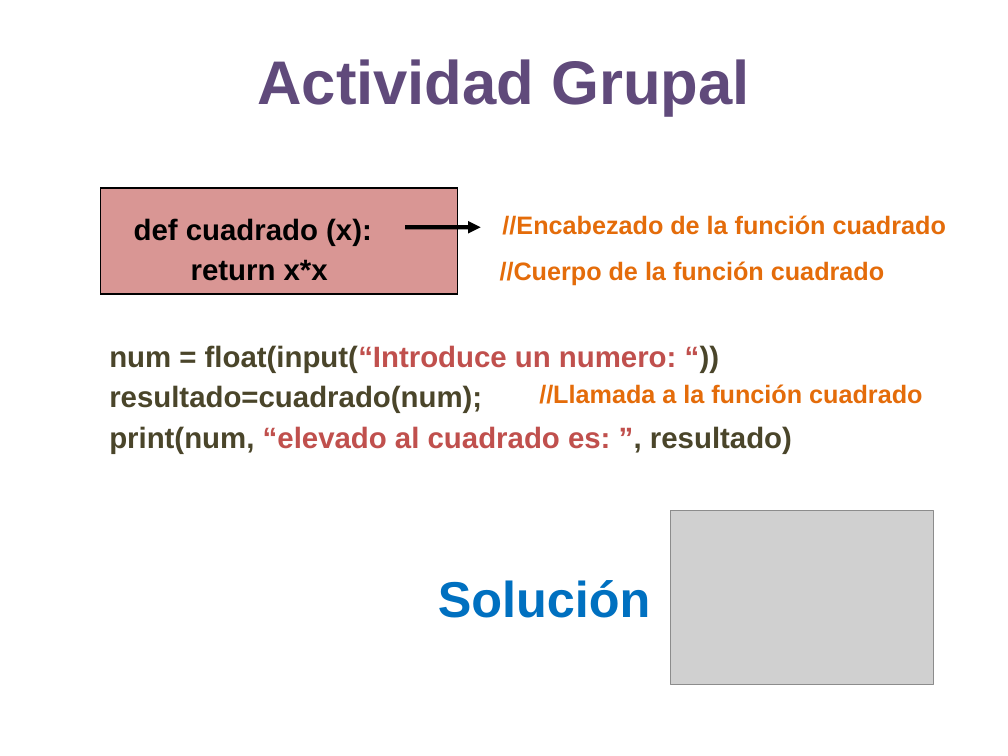
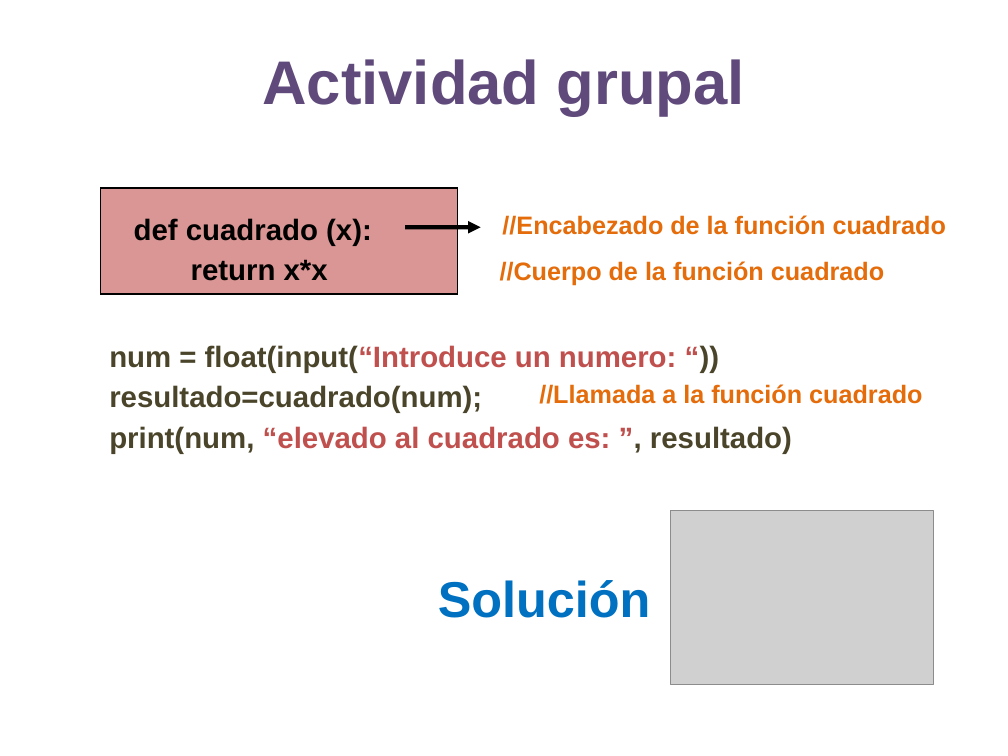
Before and after one commit to lizetheP/PensamientoC, a slide deck: slide 13 of calendario/documentos/5_Funciones.pptx. Drawn at 1008x756 pixels with LibreOffice and Linux fonts; fonts in the diff are those of the drawing; grey boxes stand for pictures. Boxes give left, top, right and bottom in pixels: in the first picture for what was removed or moved away, otherwise in the second. Text is boxed around its words. In the diff, an @@ line names an element or a change of style, - is before the commit and + after.

```diff
--- a/calendario/documentos/5_Funciones.pptx
+++ b/calendario/documentos/5_Funciones.pptx
@@ text at (262, 59, 744, 116): text changed @@
-Actividad Grupal
+Actividad grupal
```
Also in this commit, not shown: 6 other slides changed, 4 other files.
